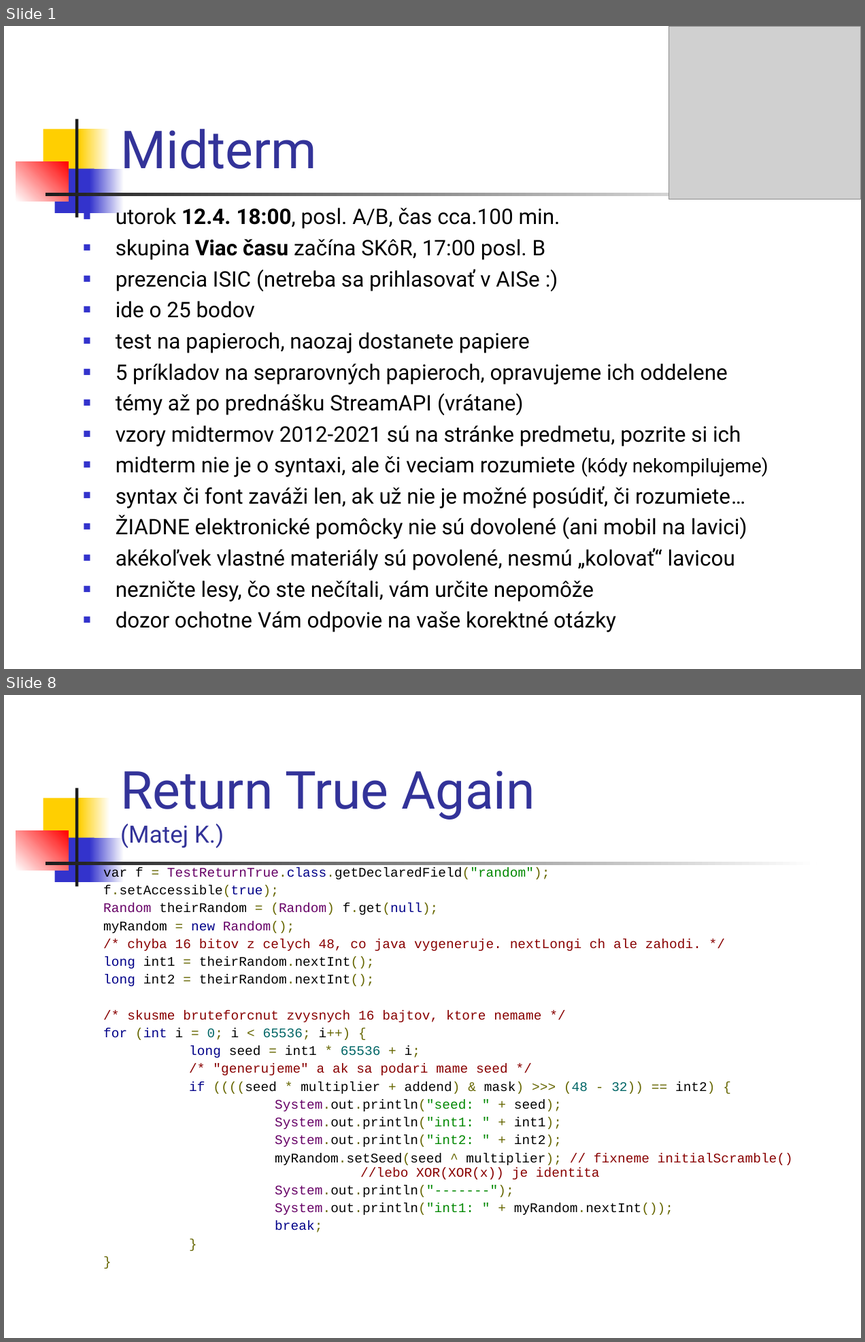
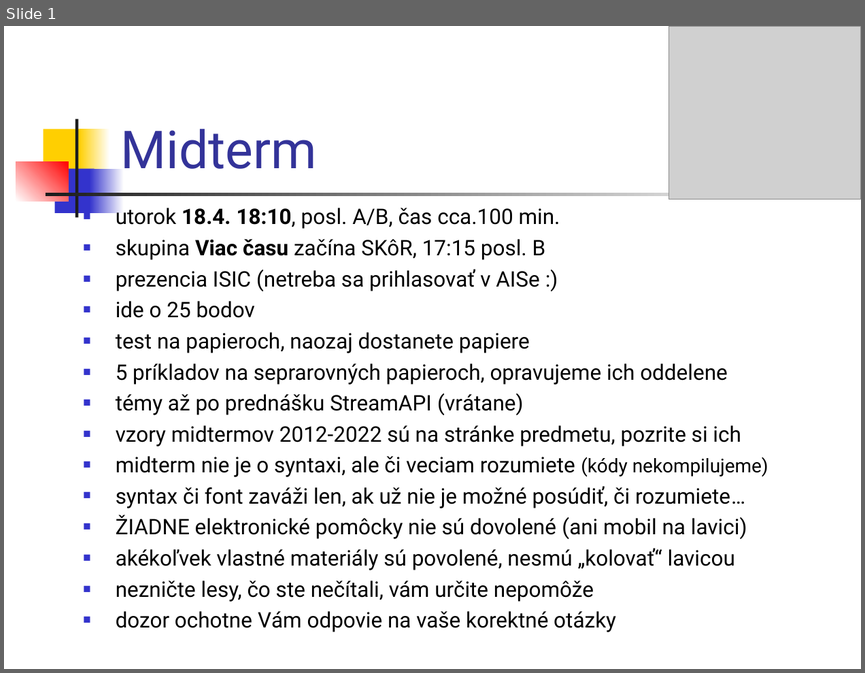
Before and after one commit to Programovanie4/Prednasky, a slide deck: 08/08_java_intro.ppt. Shown one above the other, each under a label of ours: slides 1 and 8 before the commit, slide 1 after it; the slides between them are not shown. The pictures are 865x1342 and 865x673 pixels, drawn with LibreOffice and Linux fonts; fonts in the diff are those of the drawing; grey boxes stand for pictures. Boxes give left, top, right and bottom in pixels: in the first picture for what was removed or moved away, otherwise in the second. Text is boxed around its words. In the diff, an @@ line names an element or a change of style, - is before the commit and + after.

```diff
--- a/08/08_java_intro.ppt
+++ b/08/08_java_intro.ppt
@@ slide 8 removed at <box>4,695,861,1338</box>, background #FFFFFF; not listed: 7 template elements that a slide beside it also shows @@
@@ title removed at <box>120,770,535,848</box> @@
-Return True Again
-(Matej K.)
@@ text removed at <box>103,867,793,1232</box> @@
-var f = TestReturnTrue.class.getDeclaredField("random");
-f.setAccessible(true);
-Random theirRandom = (Random) f.get(null);
-myRandom = new Random();
-/* chyba 16 bitov z celych 48, co java vygeneruje. nextLongi ch ale zahodi. */
-long int1 = theirRandom.nextInt();
-long int2 = theirRandom.nextInt();
-/* skusme bruteforcnut zvysnych 16 bajtov, ktore nemame */
-for (int i = 0; i < 65536; i++) {
-long seed = int1 * 65536 + i;
-/* "generujeme" a ak sa podari mame seed */
-if ((((seed * multiplier + addend) & mask) >>> (48 - 32)) == int2) {
-System.out.println("seed: " + seed);
-System.out.println("int1: " + int1);
-System.out.println("int2: " + int2);
-myRandom.setSeed(seed ^ multiplier); // fixneme initialScramble() //lebo XOR(XOR(x)) je identita
-System.out.println("-------");
-System.out.println("int1: " + myRandom.nextInt());
-break;
-}
-}
@@ slide 1 changed as well @@
@@ text at <box>116,205,560,260</box>: text changed @@
-■ utorok 12.4. 18:00, posl. A/B, čas cca.100 min.
-■ skupina Viac času začína SKôR, 17:00 posl. B
+■ utorok 18.4. 18:10, posl. A/B, čas cca.100 min.
+■ skupina Viac času začína SKôR, 17:15 posl. B
@@ text at <box>116,425,740,446</box>: text changed @@
-■ vzory midtermov 2012-2021 sú na stránke predmetu, pozrite si ich
+■ vzory midtermov 2012-2022 sú na stránke predmetu, pozrite si ich
```
Also in this commit, not shown: 3 slides added, 7 other slides removed, 4 other files.
